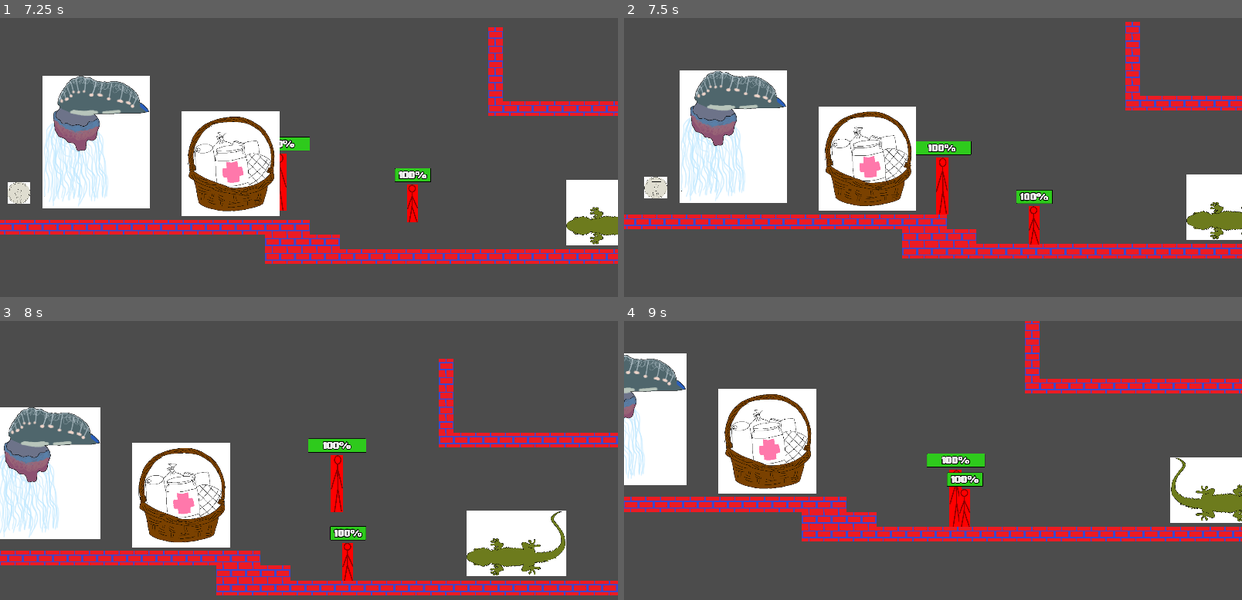
Above: before the commit, frames 1-4 (two rows, left to right).
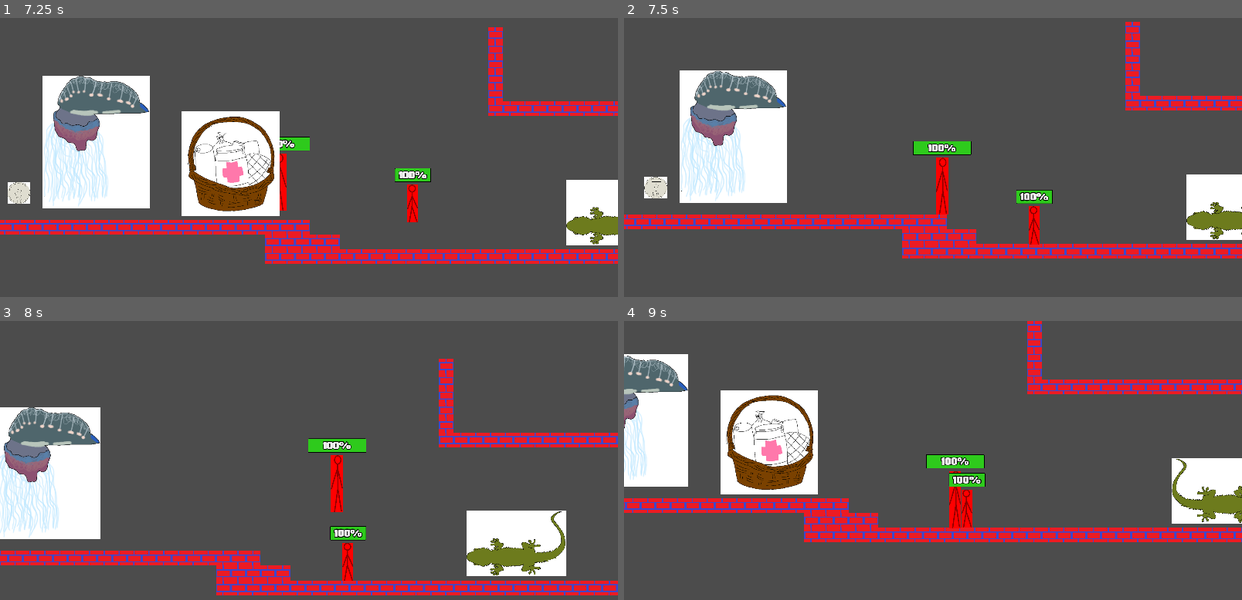
Above: after the commit, the same moments.

Repository: EyeBallTank/PROJECT-NORTUBEL-main-ish
Game: Godot game, scene res://src/levels/LevelTemplate3.tscn
Same seed, same stepped clock (60 frames per second), same inputs: the game is played once before the commit and once after it. This scene is started directly instead of the project's main scene.
Inputs:
- Up to frame 1 (7.25 s): hold F (followme) 0.53-1.28 s; hold Right (right) 0.53-2.03 s; tap Up (jumpup) at 0.77, 1.52, 3.02, 3.77, 4.52, 6.02, 6.77 s; tap S (standstill) every 1.5 s from 1.35 to 5.85 s; hold Left (left) 2.03-2.78 s; hold F (followme) 2.03-2.78 s; hold Right (right) 2.78-4.28 s; hold F (followme) 3.53-4.28 s; hold Left (left) 4.28-5.03 s; hold Right (right) 5.03-5.78 s; hold F (followme) 5.03-5.78 s; hold Left (left) from 5.78 s (still down); hold F (followme) from 6.53 s (still down)
- Up to frame 2 (7.5 s): release Left (left) at 7.28 s; release F (followme) at 7.28 s; hold Right (right) from 7.28 s (still down); tap S (standstill) at 7.35 s
- Up to frame 3 (8 s): keep holding Right (right); tap Up (jumpup) at 7.52 s
- Up to frame 4 (9 s): keep holding Right (right); hold F (followme) 8.03-8.78 s; tap S (standstill) at 8.85 s

Frame 1 is identical in both runs. In frame 2, 5.8% of the frame differs, in the area x 31-48%, y 31-70%; in frame 3, 5.9%; in frame 4, 8.7%, in the area x 0-100%, y 0-80%.

Commit message:
healing technically works
need to include Companion as well

Diff:
--- /dev/null
+++ b/src/level_items/Health Pickup.gd
@@ -0,0 +1,13 @@
+extends Area2D
+
+
+func _ready():
+	pass
+
+
+
+
+func _on_Health_Pickup_body_entered(body):
+	if body.name == "Player":
+		body.health += 10
+		queue_free()
--- a/src/level_items/Health Pickup.tscn
+++ b/src/level_items/Health Pickup.tscn
@@ -1,11 +1,13 @@
-[gd_scene load_steps=3 format=2]
+[gd_scene load_steps=4 format=2]
 
 [ext_resource path="res://assets/sprites/level_item_sprites/health pickup.PNG" type="Texture" id=1]
+[ext_resource path="res://src/level_items/Health Pickup.gd" type="Script" id=2]
 
 [sub_resource type="RectangleShape2D" id=1]
 extents = Vector2( 192.5, 211.5 )
 
 [node name="Health Pickup" type="Area2D"]
+script = ExtResource( 2 )
 
 [node name="Sprite" type="Sprite" parent="."]
 texture = ExtResource( 1 )
@@ -13,3 +15,5 @@
 [node name="CollisionShape2D" type="CollisionShape2D" parent="."]
 position = Vector2( 1.5, -1.5 )
 shape = SubResource( 1 )
+
+[connection signal="body_entered" from="." to="." method="_on_Health_Pickup_body_entered"]
